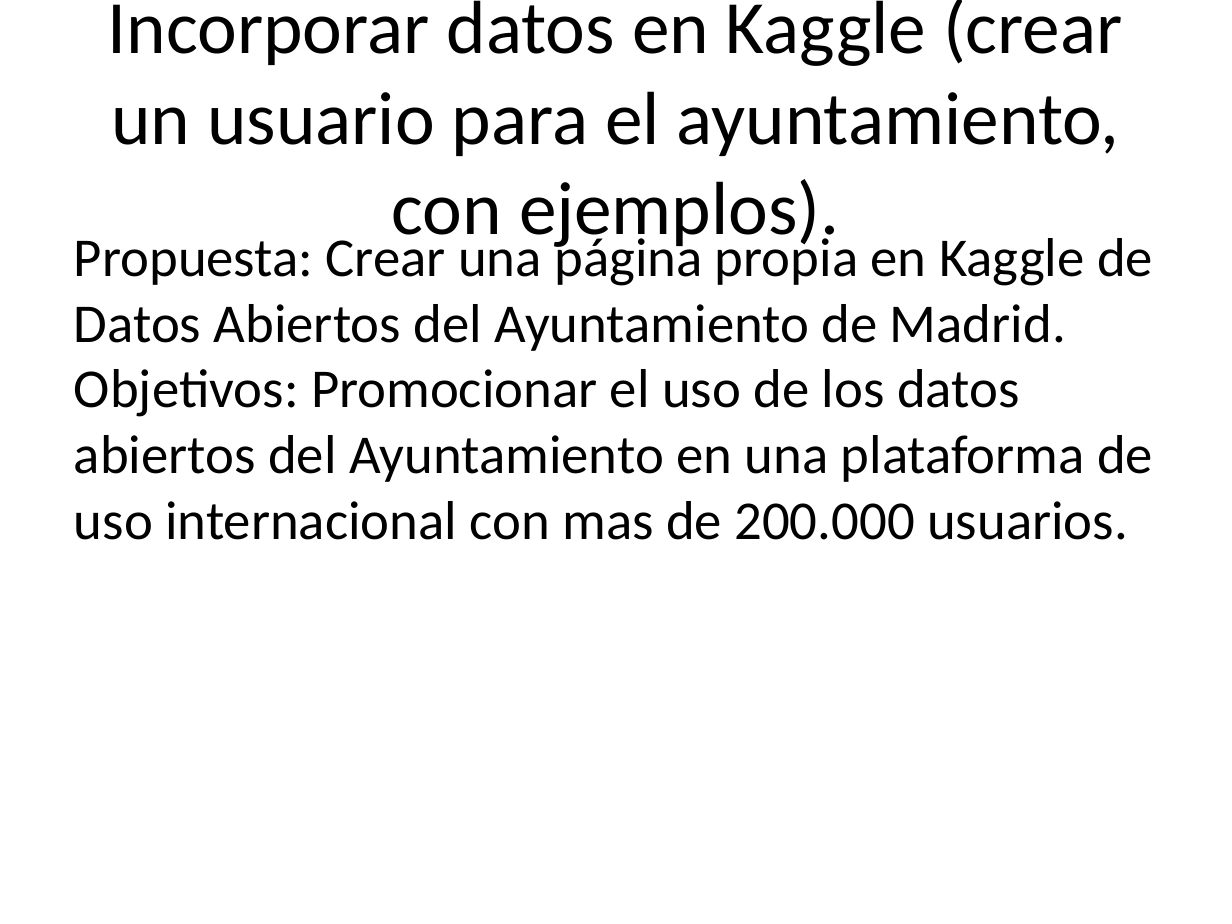
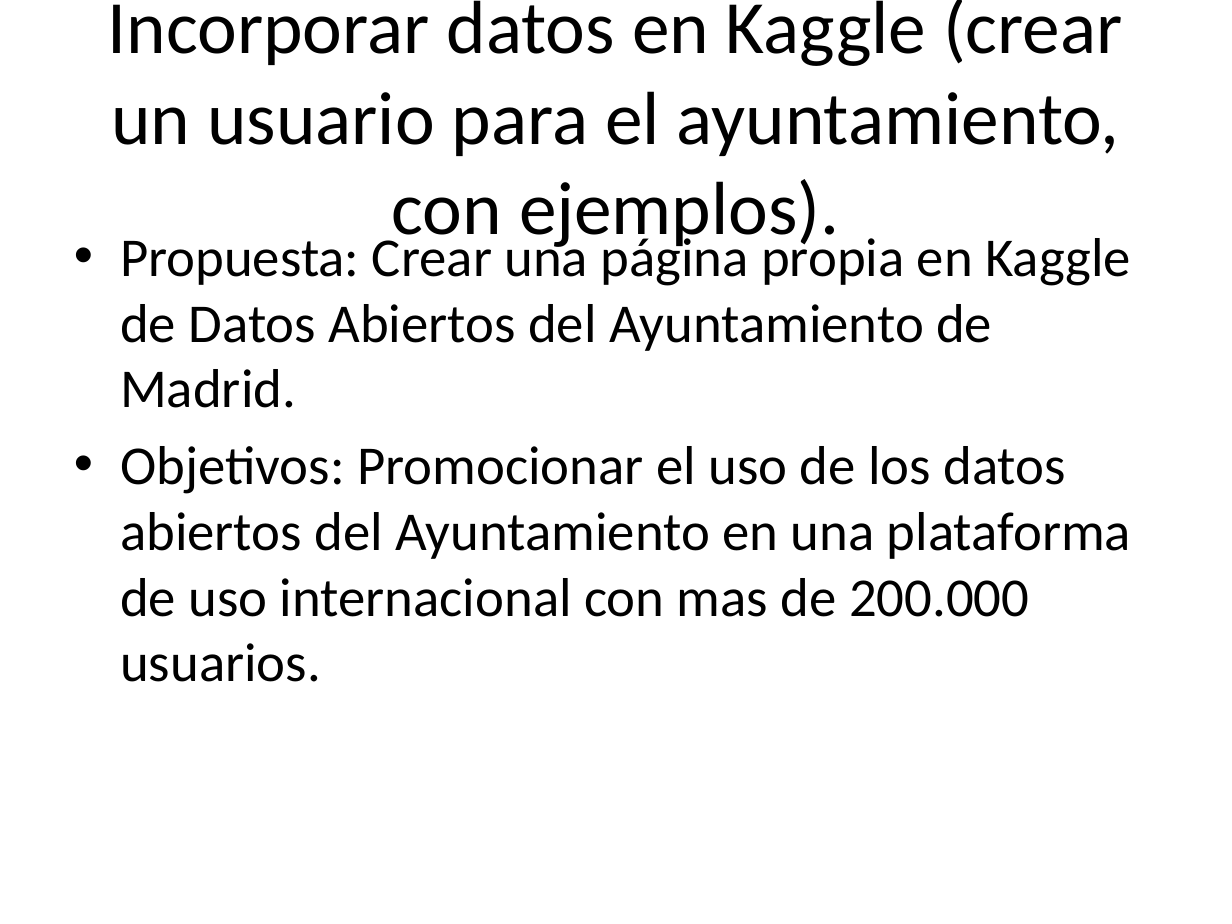
Before and after one commit to santiagomota/datos-madrid-presentacion, a slide deck: slide 9 of docs/index.pptx (slide 10 before the commit). Drawn at 1232x924 pixels with LibreOffice and Linux fonts; fonts in the diff are those of the drawing. Boxes give left, top, right and bottom in pixels: in the first picture for what was removed or moved away, otherwise in the second. Text is boxed around its words. In the diff, an @@ line names an element or a change of style, - is before the commit and + after.

```diff
--- a/docs/index.pptx
+++ b/docs/index.pptx
@@ text at bbox=[120, 230, 1131, 682]: text changed @@
-Propuesta: Crear una página propia en Kaggle de Datos Abiertos del Ayuntamiento de Madrid. Objetivos: Promocionar el uso de los datos abiertos del Ayuntamiento en una plataforma de uso internacional con mas de 200.000 usuarios.
+• Propuesta: Crear una página propia en Kaggle de Datos Abiertos del Ayuntamiento de Madrid.
+• Objetivos: Promocionar el uso de los datos abiertos del Ayuntamiento en una plataforma de uso internacional con mas de 200.000 usuarios.
```
Also in this commit, not shown: 4 other slides changed, 1 slide removed, 2 other files.
